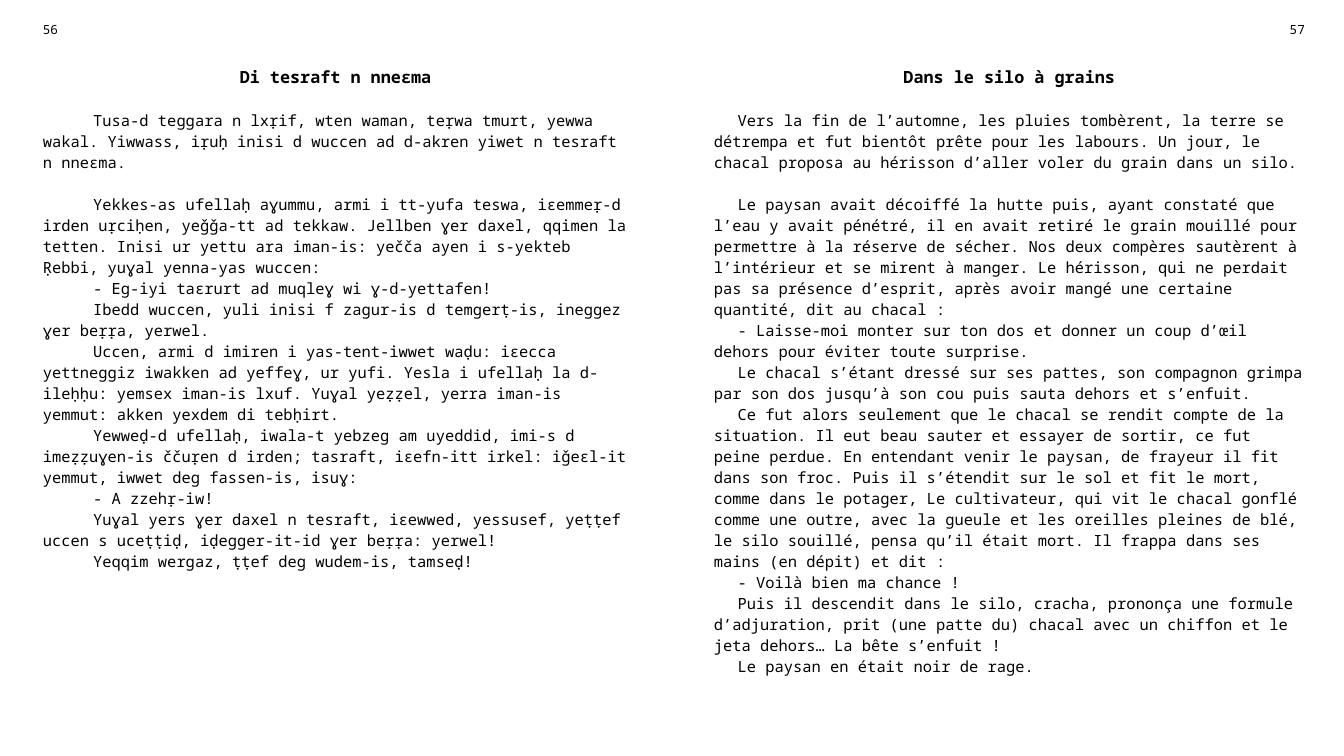
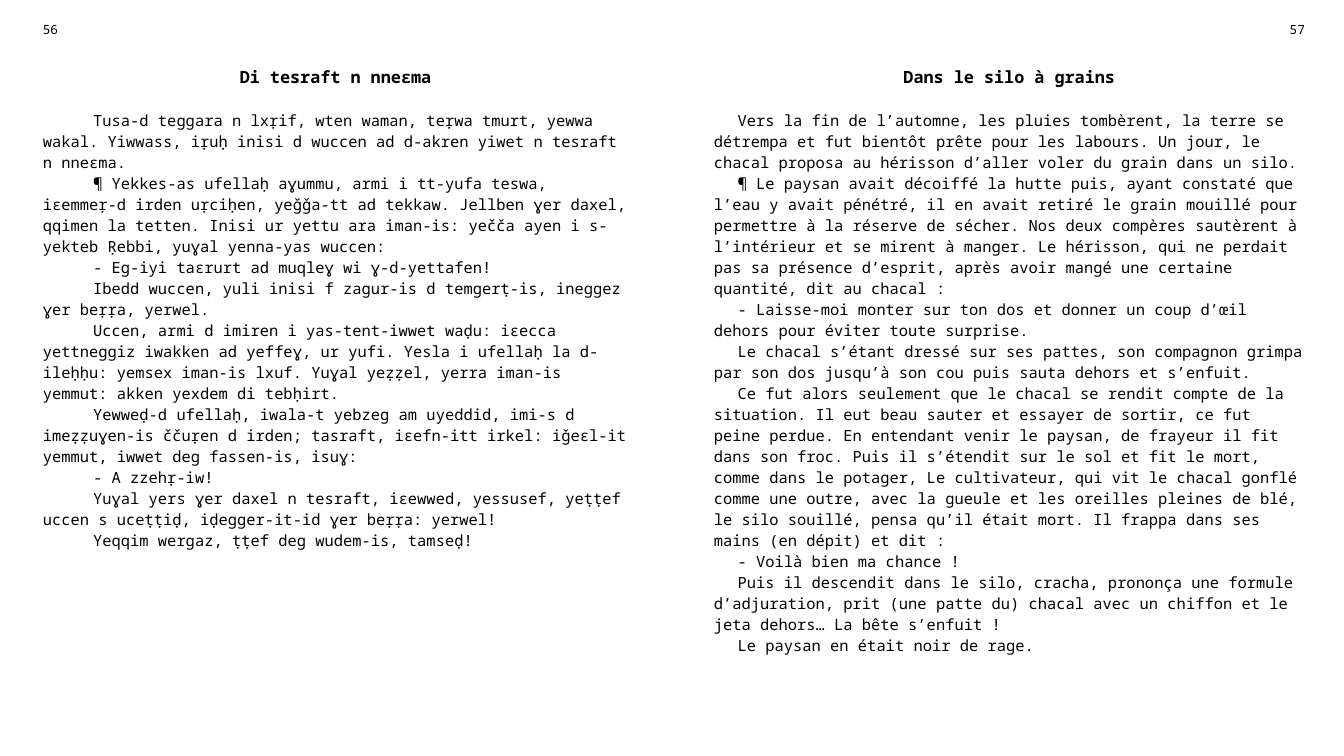
Before and after one commit to sferhah/tamacahut_n_wuccen, a slide deck: slide 22 of Uccen.ConsoleApp/uccen.pptx. Drawn at 1344x756 pixels with LibreOffice and Linux fonts; fonts in the diff are those of the drawing. Boxes give left, top, right and bottom in pixels: in the first picture for what was removed or moved away, otherwise in the second. Text is boxed around its words. In the diff, an @@ line names an element or a change of style, - is before the commit and + after.

```diff
--- a/Uccen.ConsoleApp/uccen.pptx
+++ b/Uccen.ConsoleApp/uccen.pptx
@@ table at box(32, 16, 1315, 729) @@
-row 3, column 1: Tusa-d teggara n lxṛif, wten waman, teṛwa tmurt, yewwa wakal. Yiwwass, iṛuḥ inisi d wuccen ad d-akren yiwet n tesraft n nneɛma. / Yekkes-as ufellaḥ aɣummu, armi i tt-yufa teswa, iɛemmeṛ-d irden uṛciḥen, yeǧǧa-tt ad tekkaw. Jellben ɣer daxel, qqimen la tetten. Inisi ur yettu ara iman-is: yečča ayen i s-yekteb Ṛebbi, yuɣal yenna-yas wuccen: / - Eg-iyi taɛrurt ad muqleɣ wi ɣ-d-yettafen! / Ibedd wuccen, yuli inisi f zagur-is d temgerṭ-is, ineggez ɣer beṛṛa, yerwel. / Uccen, armi d imiren i yas-tent-iwwet waḍu: iɛecca yettneggiz iwakken ad yeffeɣ, ur yufi. Yesla i ufellaḥ la d-ileḥḥu: yemsex iman-is lxuf. Yuɣal yeẓẓel, yerra iman-is yemmut: akken yexdem di tebḥirt. / Yewweḍ-d ufellaḥ, iwala-t yebzeg am uyeddid, imi-s d imeẓẓuɣen-is ččuṛen d irden; tasraft, iɛefn-itt irkel: iǧeɛl-it yemmut, iwwet deg fassen-is, isuɣ: / - A zzehṛ-iw! / Yuɣal yers ɣer daxel n tesraft, iɛewwed, yessusef, yeṭṭef uccen s uceṭṭiḍ, iḍegger-it-id ɣer beṛṛa: yerwel! / Yeqqim wergaz, ṭṭef deg wudem-is, tamseḍ!
+row 3, column 1: Tusa-d teggara n lxṛif, wten waman, teṛwa tmurt, yewwa wakal. Yiwwass, iṛuḥ inisi d wuccen ad d-akren yiwet n tesraft n nneɛma. / ¶ Yekkes-as ufellaḥ aɣummu, armi i tt-yufa teswa, iɛemmeṛ-d irden uṛciḥen, yeǧǧa-tt ad tekkaw. Jellben ɣer daxel, qqimen la tetten. Inisi ur yettu ara iman-is: yečča ayen i s-yekteb Ṛebbi, yuɣal yenna-yas wuccen: / - Eg-iyi taɛrurt ad muqleɣ wi ɣ-d-yettafen! / Ibedd wuccen, yuli inisi f zagur-is d temgerṭ-is, ineggez ɣer beṛṛa, yerwel. / Uccen, armi d imiren i yas-tent-iwwet waḍu: iɛecca yettneggiz iwakken ad yeffeɣ, ur yufi. Yesla i ufellaḥ la d-ileḥḥu: yemsex iman-is lxuf. Yuɣal yeẓẓel, yerra iman-is yemmut: akken yexdem di tebḥirt. / Yewweḍ-d ufellaḥ, iwala-t yebzeg am uyeddid, imi-s d imeẓẓuɣen-is ččuṛen d irden; tasraft, iɛefn-itt irkel: iǧeɛl-it yemmut, iwwet deg fassen-is, isuɣ: / - A zzehṛ-iw! / Yuɣal yers ɣer daxel n tesraft, iɛewwed, yessusef, yeṭṭef uccen s uceṭṭiḍ, iḍegger-it-id ɣer beṛṛa: yerwel! / Yeqqim wergaz, ṭṭef deg wudem-is, tamseḍ!
-row 3, column 3: Vers la fin de l’automne, les pluies tombèrent, la terre se détrempa et fut bientôt prête pour les labours. Un jour, le chacal proposa au hérisson d’aller voler du grain dans un silo. / Le paysan avait décoiffé la hutte puis, ayant constaté que l’eau y avait pénétré, il en avait retiré le grain mouillé pour permettre à la réserve de sécher. Nos deux compères sautèrent à l’intérieur et se mirent à manger. Le hérisson, qui ne perdait pas sa présence d’esprit, après avoir mangé une certaine quantité, dit au chacal : / - Laisse-moi monter sur ton dos et donner un coup d’œil dehors pour éviter toute surprise. / Le chacal s’étant dressé sur ses pattes, son compagnon grimpa par son dos jusqu’à son cou puis sauta dehors et s’enfuit. / Ce fut alors seulement que le chacal se rendit compte de la situation. Il eut beau sauter et essayer de sortir, ce fut peine perdue. En entendant venir le paysan, de frayeur il fit dans son froc. Puis il s’étendit sur le sol et fit le mort, comme dans le potager, Le cultivateur, qui vit le chacal gonflé comme une outre, avec la gueule et les oreilles pleines de blé, le silo souillé, pensa qu’il était mort. Il frappa dans ses mains (en dépit) et dit : / - Voilà bien ma chance ! / Puis il descendit dans le silo, cracha, prononça une formule d’adjuration, prit (une patte du) chacal avec un chiffon et le jeta dehors… La bête s’enfuit ! / Le paysan en était noir de rage.
+row 3, column 3: Vers la fin de l’automne, les pluies tombèrent, la terre se détrempa et fut bientôt prête pour les labours. Un jour, le chacal proposa au hérisson d’aller voler du grain dans un silo. / ¶ Le paysan avait décoiffé la hutte puis, ayant constaté que l’eau y avait pénétré, il en avait retiré le grain mouillé pour permettre à la réserve de sécher. Nos deux compères sautèrent à l’intérieur et se mirent à manger. Le hérisson, qui ne perdait pas sa présence d’esprit, après avoir mangé une certaine quantité, dit au chacal : / - Laisse-moi monter sur ton dos et donner un coup d’œil dehors pour éviter toute surprise. / Le chacal s’étant dressé sur ses pattes, son compagnon grimpa par son dos jusqu’à son cou puis sauta dehors et s’enfuit. / Ce fut alors seulement que le chacal se rendit compte de la situation. Il eut beau sauter et essayer de sortir, ce fut peine perdue. En entendant venir le paysan, de frayeur il fit dans son froc. Puis il s’étendit sur le sol et fit le mort, comme dans le potager, Le cultivateur, qui vit le chacal gonflé comme une outre, avec la gueule et les oreilles pleines de blé, le silo souillé, pensa qu’il était mort. Il frappa dans ses mains (en dépit) et dit : / - Voilà bien ma chance ! / Puis il descendit dans le silo, cracha, prononça une formule d’adjuration, prit (une patte du) chacal avec un chiffon et le jeta dehors… La bête s’enfuit ! / Le paysan en était noir de rage.
```
Also in this commit, not shown: 20 other slides changed, 1 other file.
